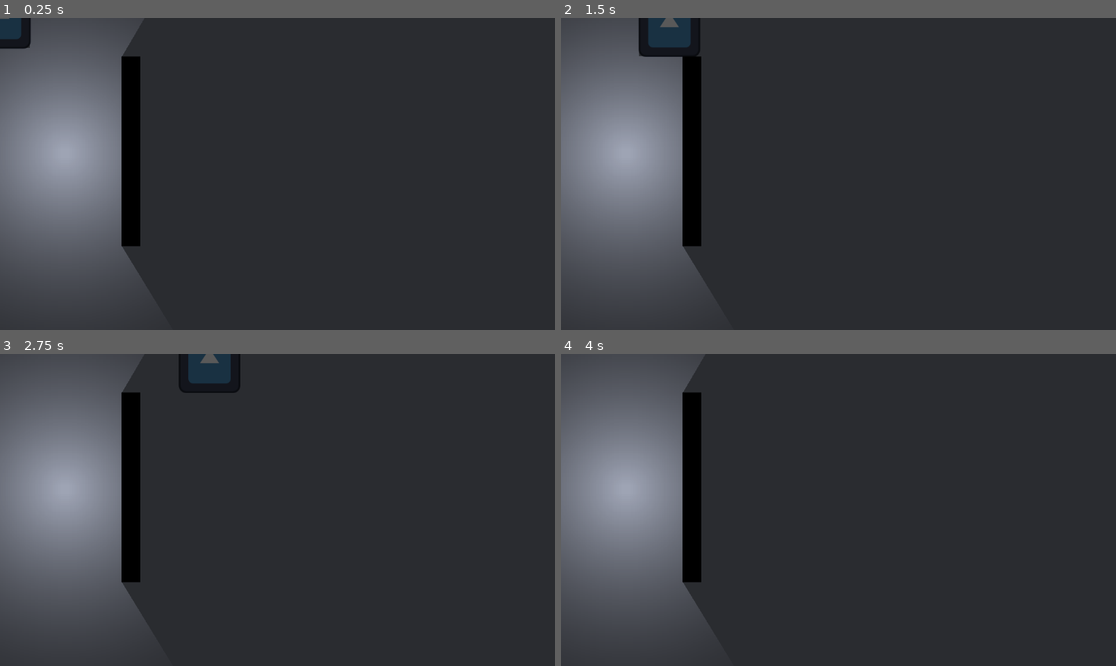
Above: before the commit, frames 1-4 (two rows, left to right).
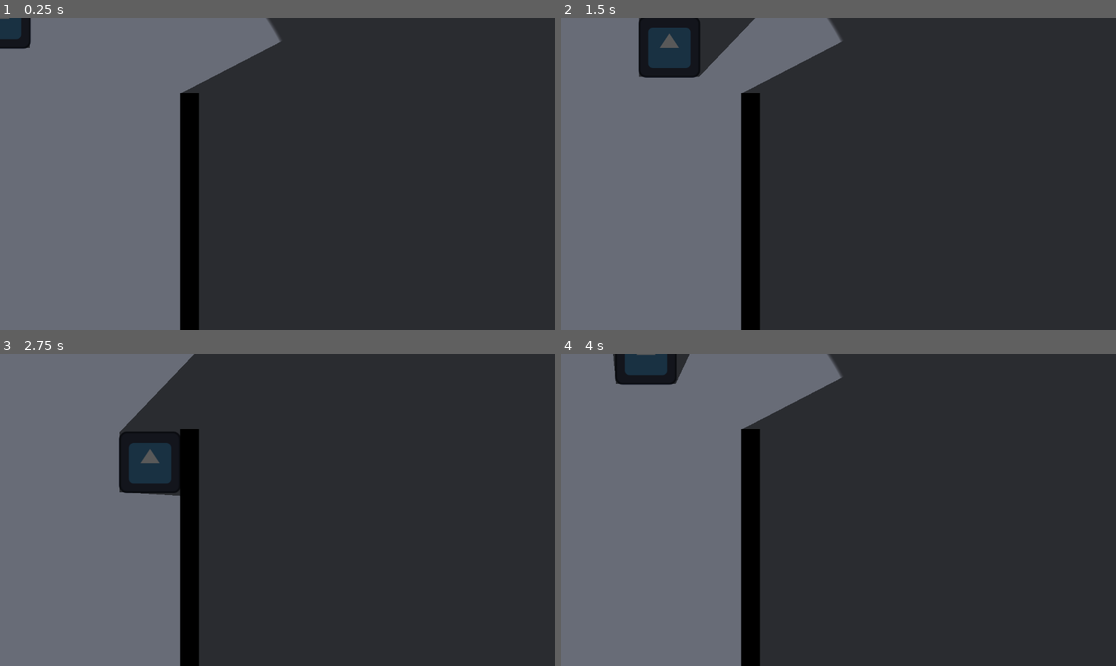
Above: after the commit, the same moments.

Repository: robbplo/potions-eleven
Game: Godot game, scene res://sandbox.tscn
Two runs of this game, one before a commit and one after it. Both use one fixed random seed, a clock stepped at 60 frames per second and the inputs below. The project has no main scene, so this scene is started directly. The engine's default icon, where the game draws it, is replaced by a stand-in: a white triangle on a blue panel in a dark square.
Inputs:
- Up to frame 1 (0.25 s): no input
- Up to frame 2 (1.5 s): tap Enter at 0.5 s; hold D (right) 0.53-1.28 s; hold S (down) from 1.28 s (still down)
- Up to frame 3 (2.75 s): release S (down) at 2.03 s; hold D (right) from 2.03 s (still down)
- Up to frame 4 (4 s): release D (right) at 2.78 s; hold W (up) 2.78-3.53 s; hold A (left) from 3.53 s (still down)

The runs differ from the first frame. In frame 1, 26% of the frame differs, in the area x 0-51%, y 0-100%; in frame 2, 26%; in frame 3, 22%; in frame 4, 27%.

Commit message:
add radial raycast with debug lines

Diff:
--- /dev/null
+++ b/radial_raycast.gd
@@ -0,0 +1,45 @@
+extends Node2D
+
+@export var ray_count: int = 60
+@export var radial_angle: float = 360.0
+@export var ray_range: float = 400.0
+
+var debug_rays := {}
+
+func _ready() -> void:
+	for_rays(func (ray_angle): debug_rays[ray_angle] = [Vector2.ZERO, Vector2.ZERO, Color.GRAY])
+
+func _draw() -> void:
+	if get_tree().debug_collisions_hint:
+		for ray in debug_rays.values():
+			draw_line(to_local(ray[0]), to_local(ray[1]), ray[2])
+
+func _physics_process(delta: float) -> void:
+	var space_state = get_world_2d().direct_space_state
+	var cast_ray = func (ray_angle):
+		var a = self.global_position
+		var b = (a + Vector2(0, ray_range).rotated(deg_to_rad(ray_angle)))
+		var query = PhysicsRayQueryParameters2D.create(a, b)
+		var result := space_state.intersect_ray(query)
+		if get_tree().debug_collisions_hint:
+			debug_rays[ray_angle][0] = a
+		if not result.is_empty():
+			var collider = result["collider"]
+			if collider is CharacterBody2D:
+				# handle collisions
+				pass
+			if get_tree().debug_collisions_hint:
+				debug_rays[ray_angle][1] = result["position"]
+				debug_rays[ray_angle][2] = Color.RED
+		elif get_tree().debug_collisions_hint:
+			debug_rays[ray_angle][1] = b
+			debug_rays[ray_angle][2] = Color.GRAY
+		queue_redraw()
+
+	for_rays(cast_ray)
+
+func for_rays(function: Callable):
+	var angle_per_ray = radial_angle / ray_count
+	for i in ray_count:
+		function.call(angle_per_ray * i)
+		# use global coordinates, not local to node
--- a/sandbox.tscn
+++ b/sandbox.tscn
@@ -1,24 +1,28 @@
-[gd_scene load_steps=5 format=3 uid="uid://p25qwebvermt"]
+[gd_scene load_steps=6 format=3 uid="uid://p25qwebvermt"]
 
 [ext_resource type="PackedScene" uid="uid://dq00o3co8gq3p" path="res://player.tscn" id="1_m7804"]
 [ext_resource type="PackedScene" uid="uid://dmp7wm7pyo8pk" path="res://wall.tscn" id="2_eq4uc"]
+[ext_resource type="Script" path="res://radial_raycast.gd" id="2_hys6l"]
 
 [sub_resource type="Gradient" id="Gradient_i0kan"]
-colors = PackedColorArray(1, 1, 1, 1, 0, 0, 0, 0)
+offsets = PackedFloat32Array(0.980519, 1)
+colors = PackedColorArray(1, 1, 1, 0.517647, 0, 0, 0, 0)
 
 [sub_resource type="GradientTexture2D" id="GradientTexture2D_sodpj"]
 gradient = SubResource("Gradient_i0kan")
+width = 1024
+height = 1024
 fill = 1
 fill_from = Vector2(0.5, 0.5)
-fill_to = Vector2(0.9, 0.9)
+fill_to = Vector2(0.5, 0)
 
 [node name="Sandbox" type="Node2D"]
 
 [node name="ColorRect" type="ColorRect" parent="."]
-offset_left = -1769.0
-offset_top = -1510.0
-offset_right = 6159.0
-offset_bottom = 3607.0
+offset_left = -2349.0
+offset_top = -1521.0
+offset_right = 5579.0
+offset_bottom = 3596.0
 color = Color(0.475489, 0.493061, 0.541979, 1)
 
 [node name="Player" parent="." instance=ExtResource("1_m7804")]
@@ -27,11 +31,13 @@
 position = Vector2(135, 281)
 shadow_enabled = true
 texture = SubResource("GradientTexture2D_sodpj")
-texture_scale = 15.0
+
+[node name="RadialRaycast" type="Node2D" parent="PointLight2D"]
+script = ExtResource("2_hys6l")
 
 [node name="CanvasModulate" type="CanvasModulate" parent="."]
 color = Color(0.347817, 0.347817, 0.347817, 1)
 
 [node name="Wall" parent="." instance=ExtResource("2_eq4uc")]
-position = Vector2(272, 277)
-scale = Vector2(0.609375, 6.14844)
+position = Vector2(394, 457)
+scale = Vector2(0.609375, 9.40234)
